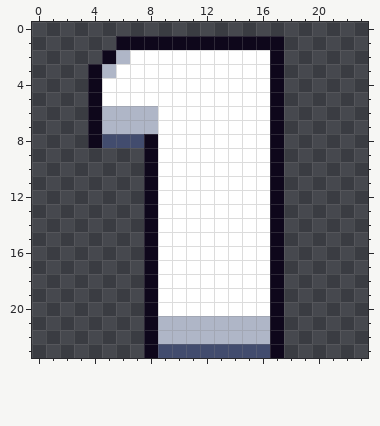
Two states of a pixel-art file, Sprites/Numbers/combo-one.aseprite. The picture above is the old version.
24x24 pixels, 1 frame.
And afterwards:
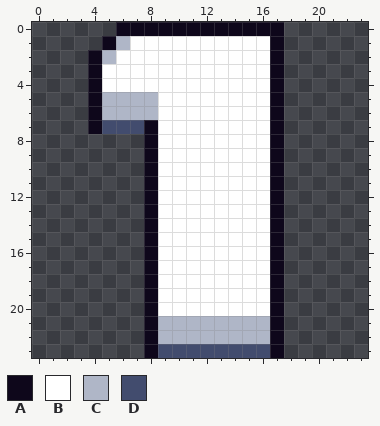
Palette (. is transparent): A #0e071b  B #ffffff  C #afb6c7  D #424c6e
Edits made:
@@ x 0..23 @@
- 0 ........................
- 1 ......AAAAAAAAAAAA......
- 2 .....ACBBBBBBBBBBA......
- 3 ....ACBBBBBBBBBBBA......
+ 0 ......AAAAAAAAAAAA......
+ 1 .....ACBBBBBBBBBBA......
+ 2 ....ACBBBBBBBBBBBA......
+ 3 ....ABBBBBBBBBBBBA......
  4 ....ABBBBBBBBBBBBA......
- 5 ....ABBBBBBBBBBBBA......
+ 5 ....ACCCCBBBBBBBBA......
  6 ....ACCCCBBBBBBBBA......
- 7 ....ACCCCBBBBBBBBA......
- 8 ....ADDDABBBBBBBBA......
+ 7 ....ADDDABBBBBBBBA......
+ 8 ........ABBBBBBBBA......
  9 ........ABBBBBBBBA......
Changed places in both pictures, as pixel boxes (x1, y1, x2, y2):
changed: (88, 22, 284, 148)
